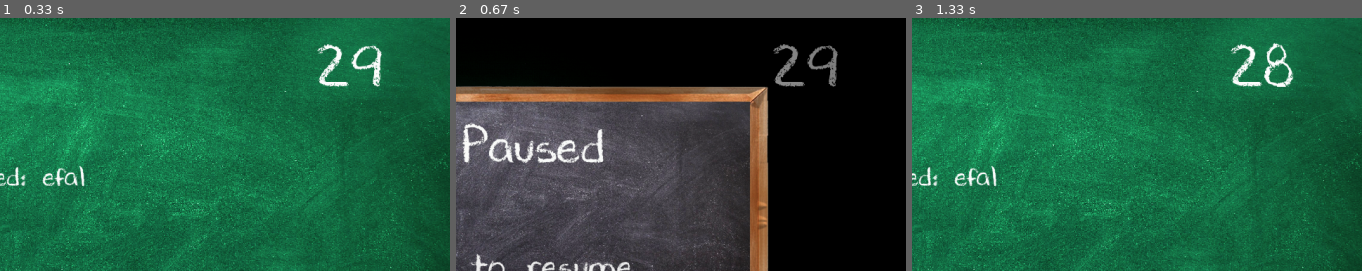
Above: before the commit, frames 1-3 (left to right).
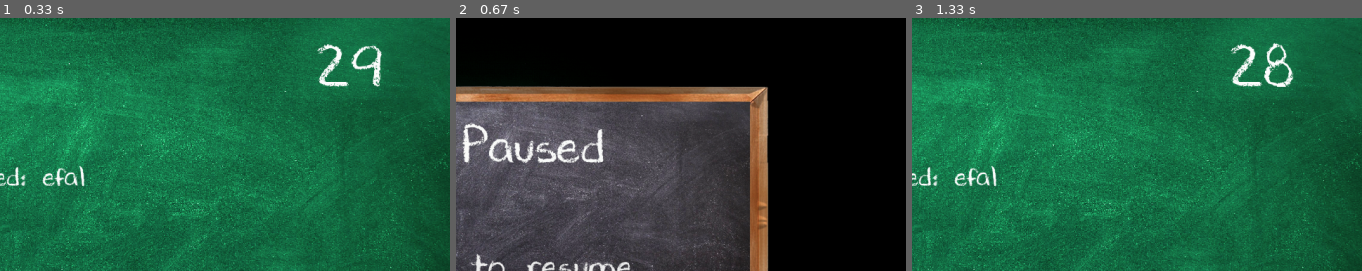
Above: after the commit, the same moments.

Repository: Sid-Cipher/Word-Scramble-Pygame
Game: pygame game, started from main.py
The game is run twice, just before and just after one commit, with the same random seed, the same clock (stepped at 60 frames per second) and the same inputs.
Inputs:
- Up to frame 1 (0.33 s): no input
- Up to frame 2 (0.67 s): tap Esc at 0.33 s
- Up to frame 3 (1.33 s): hold Esc 0.67-1.13 s; type "an" at 1.22 s
The pictures show only the part of the screen within x 50-100%, y 0-50%; the shares and areas given below are measured in that part.

Frame 1 is identical in both runs. In frame 2, 0.8% of the frame differs, in the area x 70-85%, y 10-28%; in frame 3, nothing differs.

Commit message:
Commited Seventeenth Set of progress

Diff:
--- a/main.py
+++ b/main.py
@@ -136,8 +136,8 @@
     return scrambled
 
 def pause():
-    global elapsed_time
-    global time_left
+    global timer_paused
+    timer_paused = True
     paused = True
     while paused:
         for event in pygame.event.get():
@@ -145,8 +145,7 @@
                 if event.key == pygame.K_ESCAPE:
                     sound_effect_play("unpause_sound")
                     paused = False
-        elapsed_time = (pygame.time.get_ticks() - start_ticks) / 1000
-        time_left = display_timer(screen, start_time, elapsed_time)
+                    timer_paused = False
         screen.blit(pause_menu, (0, 0))
         pygame.display.flip()
         clock.tick(30)  # Limit the frame rate during pause
@@ -215,8 +214,11 @@
 
 #game Loop
 running = True
+timer_paused = False
+
 while running:
-    elapsed_time = (pygame.time.get_ticks() - start_ticks) / 1000
+    if not timer_paused:
+        elapsed_time = (pygame.time.get_ticks() - start_ticks) / 1000
 
     for event in pygame.event.get():
         if event.type == pygame.QUIT:
